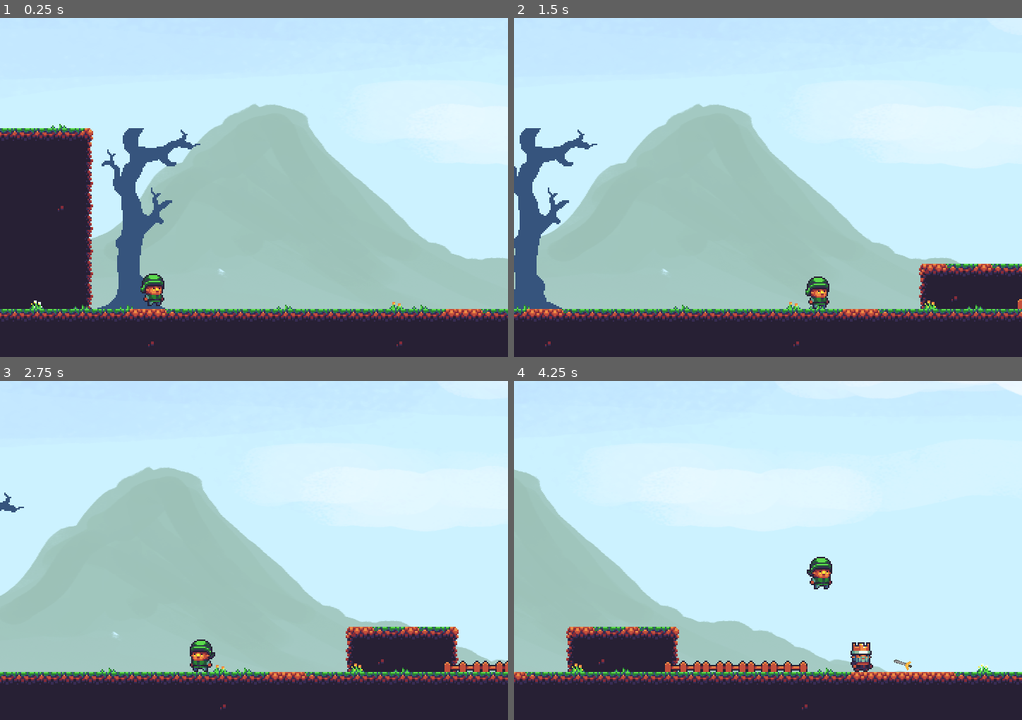
Above: before the commit, frames 1-4 (two rows, left to right).
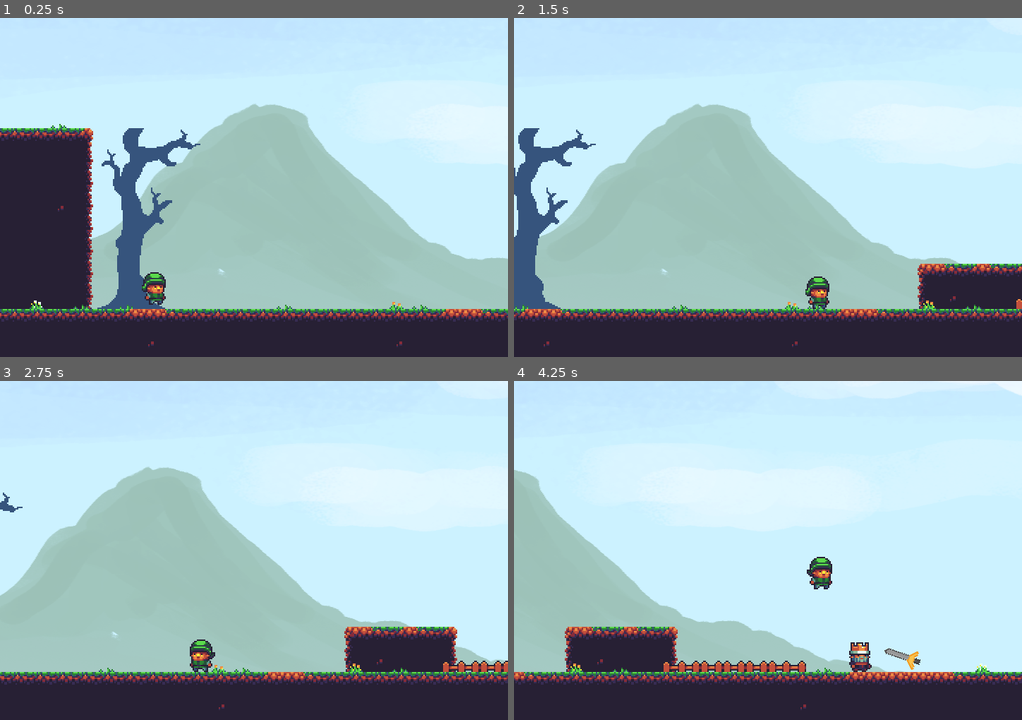
Above: after the commit, the same moments.

Repository: panicstevenson/buy-a-sword
Game: Godot game, scene res://Level.tscn
Two runs of this game, one before a commit and one after it. Both use one fixed random seed, a clock stepped at 60 frames per second and the inputs below.
Inputs:
- Up to frame 1 (0.25 s): no input
- Up to frame 2 (1.5 s): hold Right (ui_right) from 0.53 s (still down); tap Space (ui_select) at 0.77 s
- Up to frame 3 (2.75 s): tap Space (ui_select) at 1.52 s; release Right (ui_right) at 2.03 s; hold Left (ui_left) from 2.03 s (still down)
- Up to frame 4 (4.25 s): release Left (ui_left) at 2.78 s; hold Right (ui_right) from 2.78 s (still down); tap Space (ui_select) at 3.02, 3.77 s

The runs differ from the first frame. In frame 1, 0.3% of the frame differs, in the area x 27-33%, y 75-85%; in frame 2, 3.4%; in frame 3, 3.3%; in frame 4, 3.8%, in the area x 0-100%, y 26-98%.

Commit message:
Positional Updates & Junk

Diff:
--- a/Level.tscn
+++ b/Level.tscn
@@ -13,7 +13,7 @@
 script = ExtResource( 3 )
 
 [node name="Player" parent="." instance=ExtResource( 2 )]
-position = Vector2( 118.294, 236.823 )
+position = Vector2( 120, 235 )
 
 [node name="ForegroundTileMap" parent="." instance=ExtResource( 1 )]
 tile_data = PoolIntArray( 65593, 0, 65537, 65594, 0, 1, 65595, 0, 1, 65596, 0, 1, 65597, 0, 2, 65598, 0, 4, 65599, 0, 4 …(5058 unchanged characters)…
@@ -27,7 +27,8 @@
 tile_data = PoolIntArray( 786478, 2, 0, 786479, 0, 0, 786480, 0, 0, 786481, 0, 0, 786482, 0, 0, 786483, 0, 0, 786484, 0, 0, 786485, 0, 0, 786486, 2, 0, 852014, 2, 0, 852015, 2, 0, 852016, 2, 0, 852017, 2, 0, 852018, 1, 0, 852019, 2, 0, 852020, 2, 0, 852021, 2, 0, 852022, 2, 0 )
 
 [node name="Sprite" parent="." instance=ExtResource( 5 )]
-position = Vector2( 1118.64, 340.826 )
+position = Vector2( 1121, 331 )
+scale = Vector2( 2, 2 )
 
 [node name="Background" parent="." instance=ExtResource( 7 )]
 offset = Vector2( 1000, 0 )
--- a/items/buyable_sword.tscn
+++ b/items/buyable_sword.tscn
@@ -4,5 +4,6 @@
 [ext_resource path="res://spin_around.gd" type="Script" id=2]
 
 [node name="Sprite" type="Sprite"]
+scale = Vector2( 2, 2 )
 texture = ExtResource( 1 )
 script = ExtResource( 2 )
